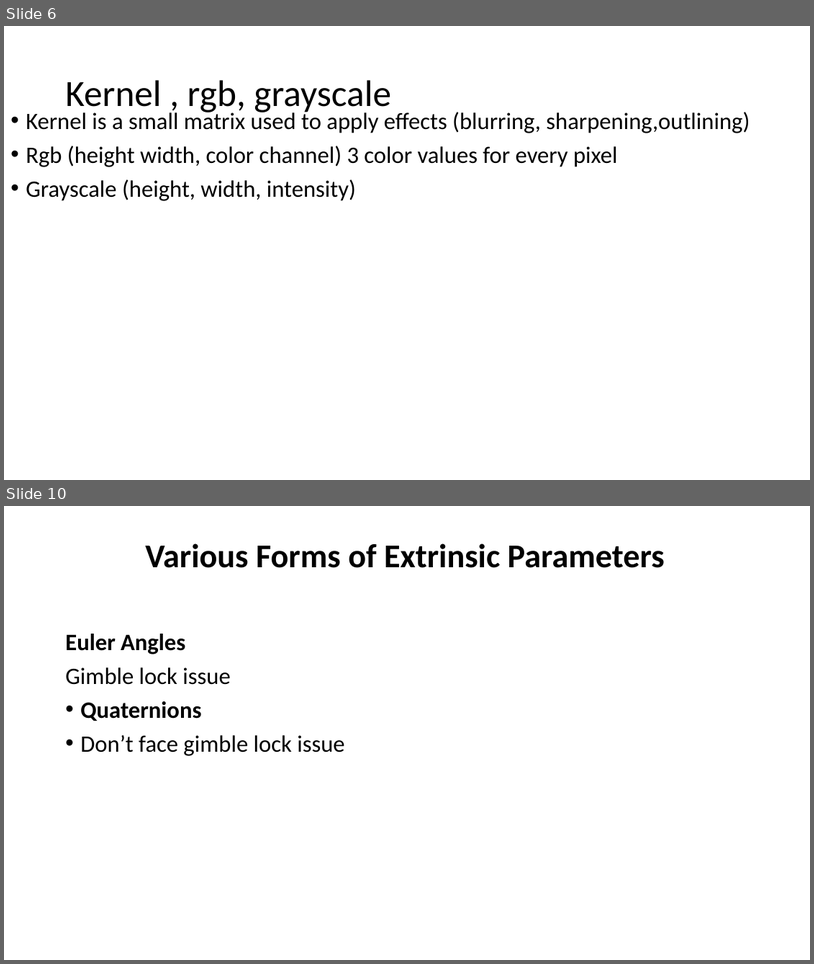
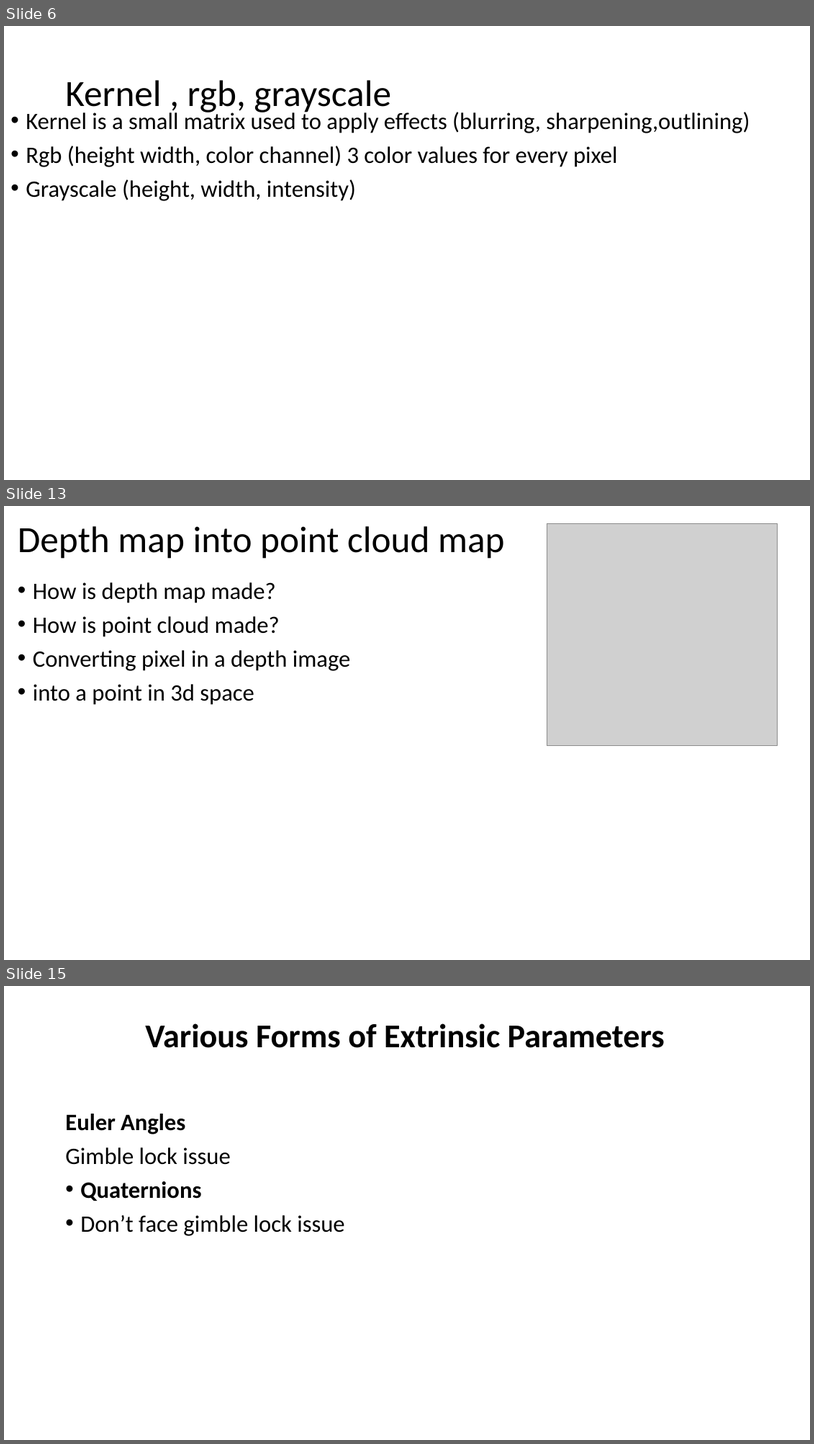
Before and after one commit to MimoHasPurpose/research-journey, a slide deck: computer-vision-research/progress-updates/28-08-2025.pptx. Shown one above the other, each under a label of ours: slides 6 and 10 before the commit, slides 6, 13 and 15 after it; the slides between them are not shown. The pictures are 814x964 and 814x1444 pixels, drawn with LibreOffice and Linux fonts; fonts in the diff are those of the drawing; grey boxes stand for pictures. Boxes give left, top, right and bottom in pixels: in the first picture for what was removed or moved away, otherwise in the second. Text is boxed around its words. In the diff, an @@ line names an element or a change of style, - is before the commit and + after.

```diff
--- a/computer-vision-research/progress-updates/28-08-2025.pptx
+++ b/computer-vision-research/progress-updates/28-08-2025.pptx
@@ slide 13 added at box(4, 506, 810, 960), background #FFFFFF @@
@@ title added at box(18, 526, 504, 559), 44 pt, text #000000 @@
+Depth map into point cloud map
@@ picture added at box(548, 523, 778, 746) @@
@@ text added at box(33, 582, 351, 705), 28 pt, text #000000 @@
+• How is depth map made?
+• How is point cloud made?
+• Converting pixel in a depth image
+• into a point in 3d space
@@ what was slide 10 is now slide 15 @@
```
Also in this commit, not shown: 2 slides changed, 5 other slides added, 1 slide removed, 5 other files.
